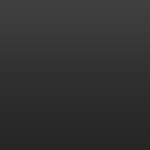
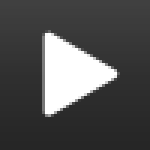
Layer changes from the first 150 x 150 image to the second:
showed group "closeRight_btn" (1 layers) over [42,30,120,117]
painted on "形狀 9" over [42,30,120,117]
